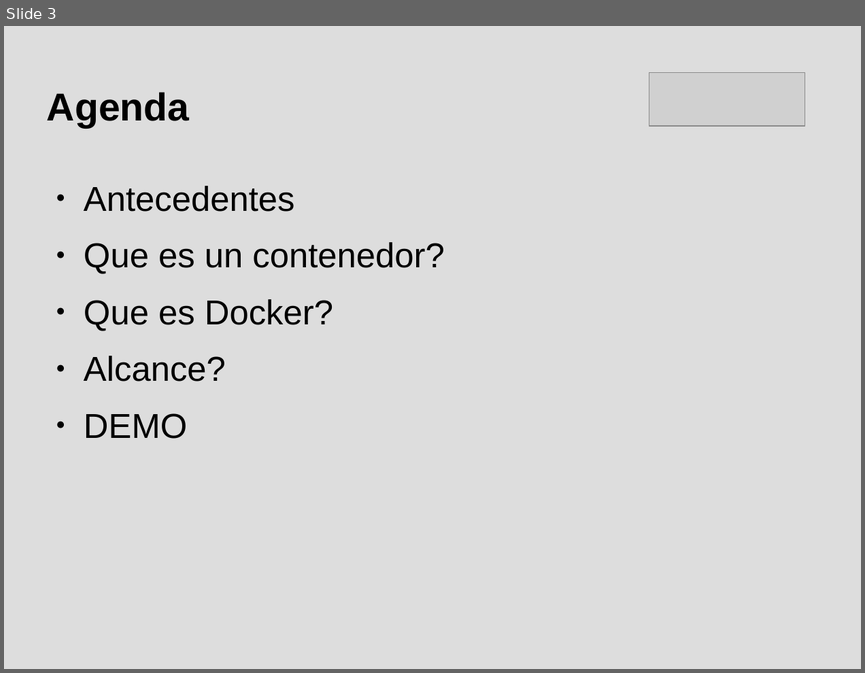
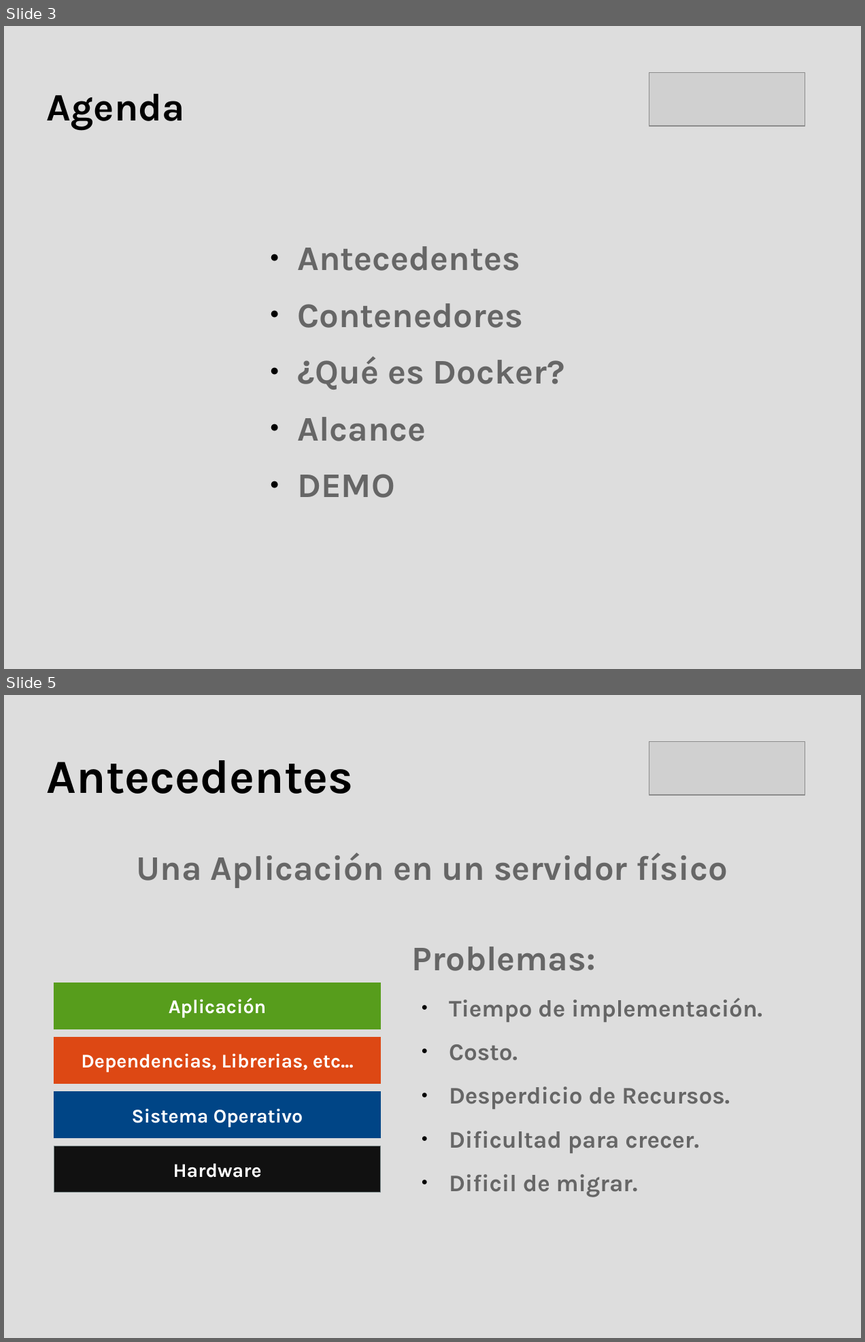
Before and after one commit to hdortiz/docker_rocc2015, a slide deck: presentacion.odp. Shown one above the other, each under a label of ours: slide 3 before the commit, slides 3 and 5 after it; the slides between them are not shown. The pictures are 865x673 and 865x1342 pixels, drawn with LibreOffice and Linux fonts; fonts in the diff are those of the drawing; grey boxes stand for pictures. Boxes give left, top, right and bottom in pixels: in the first picture for what was removed or moved away, otherwise in the second. Text is boxed around its words. In the diff, an @@ line names an element or a change of style, - is before the commit and + after.

Commit message:
Se elimno carpeta _MACOSX
Se actualizo presentacion:
	1 - Portada
	2 - Presentacion
	3 - Agenda
	4 - Antecedentes/Un servidor Fisico
	5 - Antecedentes/Problemas Un servidor fisico
	6 - Antecedentes/Virtualizacion
	7 - Antecedentes/Virtualizacion/Beneficios
	8 - Antecedentes/Virtualizacion/Limites
	9 - Contenedores
	10- Contenedores/Diagrama
	11- Contenedores/Beneficios

```diff
--- a/presentacion.odp
+++ b/presentacion.odp
@@ slide 5 added at (4,695,861,1338), background #DDDDDD @@
@@ picture added at (649,742,805,795) @@
@@ title added at (47,760,354,794), 44 pt, text #000000, bold @@
+Antecedentes
@@ text added at (137,853,728,888), 32 pt, text #666666, bold @@
+Una Aplicación en un servidor físico
@@ text added at (412,947,762,1198), 22 pt, text #666666, bold @@
+Problemas:
+● Tiempo de implementación.
+● Costo.
+● Desperdicio de Recursos.
+● Dificultad para crecer.
+● Dificil de migrar.
@@ rectangle added at (54,983,380,1030), fill #579D1C, outline #579D1C 0 pt, 18 pt, text #FFFFFF, bold @@
+Aplicación
@@ rectangle added at (54,1037,380,1084), fill #DD4814, outline #DD4814 0 pt, 18 pt, text #FFFFFF, bold @@
+Dependencias, Librerias, etc...
@@ rectangle added at (54,1091,380,1138), fill #004586, outline #004586 0 pt, 18 pt, text #FFFFFF, bold @@
+Sistema Operativo
@@ rectangle added at (54,1146,380,1193), fill #111111, outline #7F8C8D 0 pt, 18 pt, text #FFFFFF, bold @@
+Hardware
@@ slide 3 changed as well @@
@@ title "Agenda" at (47,93,185,131): font Arial to Karla @@
@@ text "Antecedentes": place and size @@
-text "Antecedentes" at (84,186,444,439)
+text "Antecedentes" at (297,246,565,498)
@@ text at (297,246,520,498): font Arial to Karla, text colour #000000 to #666666, bold on in "Antecedentes", "DEMO" @@
@@ text at (297,303,565,441): text changed; font Arial to Karla; text colour #000000 to #666666; bold on @@
-● Que es un contenedor?
-● Que es Docker?
-● Alcance?
+● Contenedores
+● ¿Qué es Docker?
+● Alcance
```
Also in this commit, not shown: 1 other slide changed, 13 other slides added.
